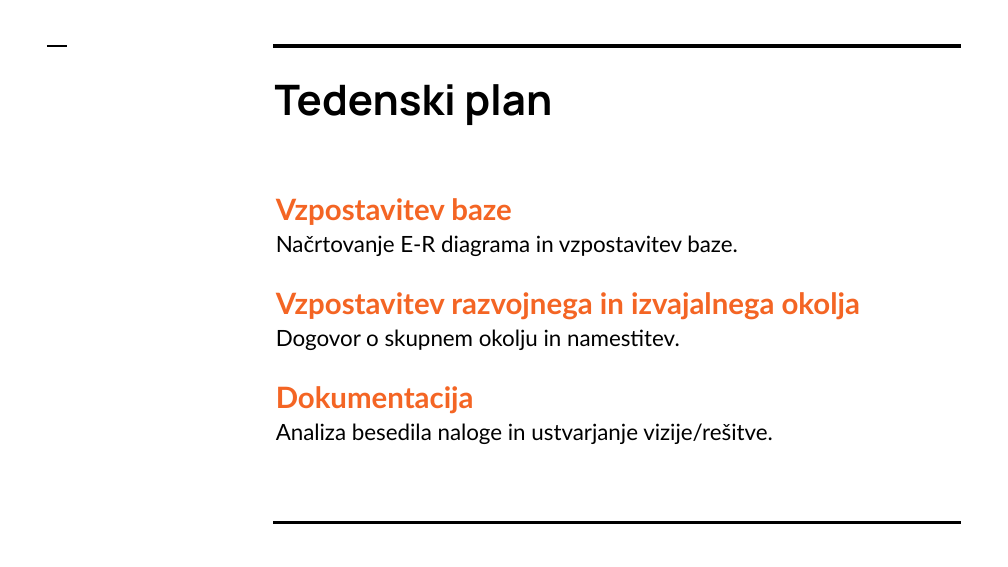
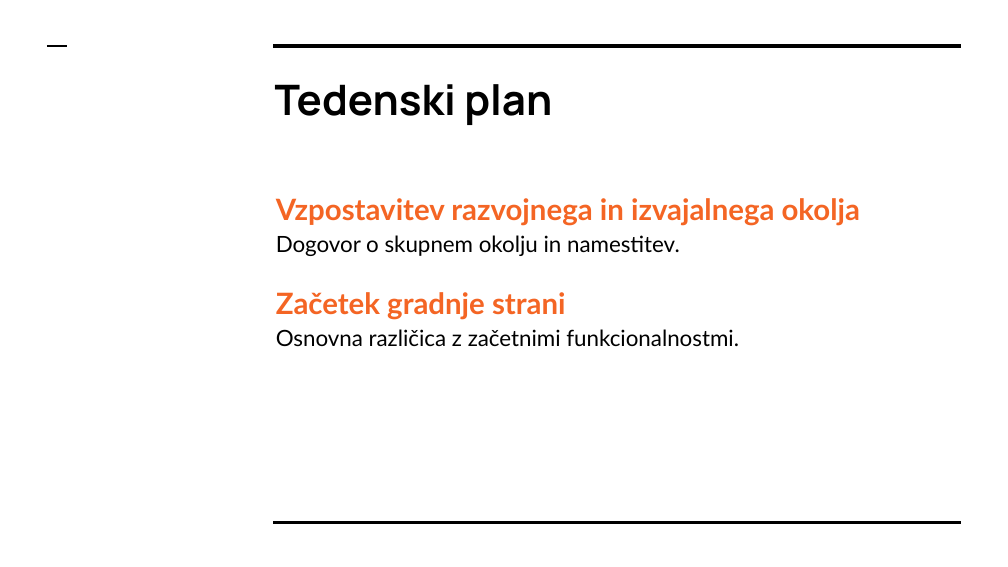
Before and after one commit to MatijaDolzan/Praktikum7, a slide deck: slide 7 of Seminar #1 Programiranje 2.pptx. Drawn at 1008x567 pixels with LibreOffice and Linux fonts; fonts in the diff are those of the drawing. Boxes give left, top, right and bottom in pixels: in the first picture for what was removed or moved away, otherwise in the second. Text is boxed around its words. In the diff, an @@ line names an element or a change of style, - is before the commit and + after.

```diff
--- a/Seminar #1 Programiranje 2.pptx
+++ b/Seminar #1 Programiranje 2.pptx
@@ text at <box>276,198,738,256</box>: paragraphs removed @@
-Vzpostavitev baze
-Načrtovanje E-R diagrama in vzpostavitev baze.
@@ text at <box>276,292,739,346</box>: text changed @@
-Dokumentacija
-Analiza besedila naloge in ustvarjanje vizije/rešitve.
+Začetek gradnje strani
+Osnovna različica z začetnimi funkcionalnostmi.
```
Also in this commit, not shown: 2 other slides changed.
